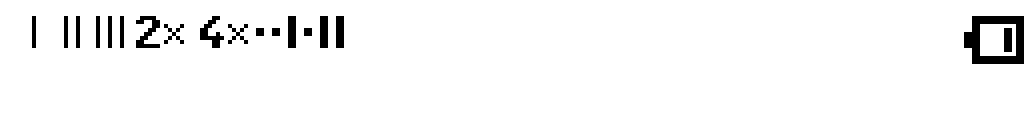
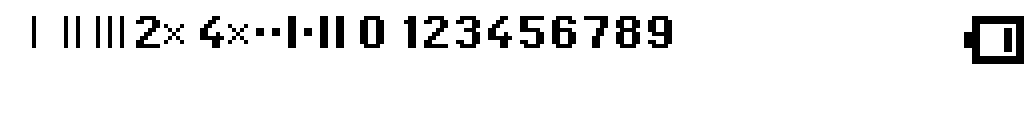
Layer changes from the first w=1024, h=128 image to the second:
painted on "Background" over [360, 16, 672, 48]
